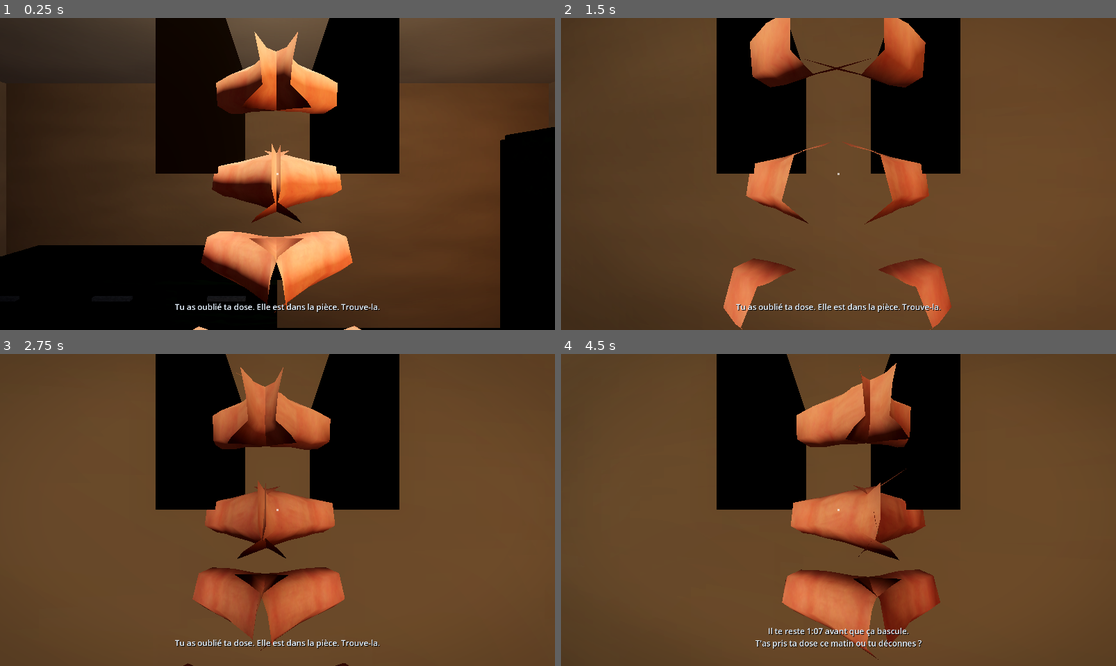
Above: before the commit, frames 1-4 (two rows, left to right).
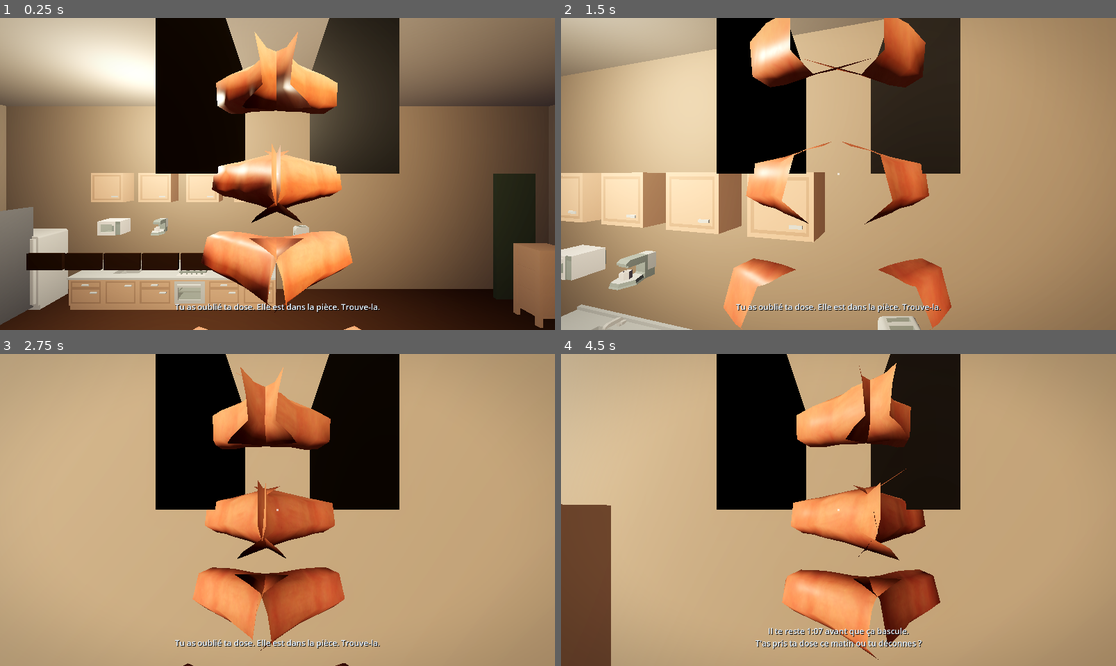
Above: after the commit, the same moments.

Repository: Noahcnci/serious-game-vr-ci3
Game: Godot game, scene res://scenes/main.tscn
The game is run twice, just before and just after one commit, with the same random seed, the same clock (stepped at 60 frames per second) and the same inputs.
Inputs (mouse positions are in pixels of both pictures, inside the frame that each line leads up to):
- Up to frame 1 (0.25 s): no input
- Up to frame 2 (1.5 s): tap Enter (ui_accept) at 0.5, 0.77, 1.07 s; move the mouse to (866, 174) at 0.52 s; hold W (dbg_forward) from 0.53 s (still down); tap F (dbg_interact) at 0.6 s; click (866, 174) at 0.67 s; move the mouse to (810, 174) at 1.27 s; right-click (810, 174) at 1.35 s
- Up to frame 3 (2.75 s): keep holding W (dbg_forward); tap Enter (ui_accept) at 1.52, 1.82 s; move the mouse to (288, 503) at 2.02 s; tap F (dbg_interact) at 2.1 s
- Up to frame 4 (4.5 s): keep holding W (dbg_forward); tap Enter (ui_accept) at 2.75, 3.02, 3.32, 3.77, 4.07, 4.25 s; move the mouse to (832, 516) at 2.77 s; right-click (832, 516) at 2.85 s; click (832, 516) at 2.92 s; move the mouse to (877, 513) at 3.52 s; tap F (dbg_interact) at 3.6 s; move the mouse to (794, 506) at 4.27 s; right-click (794, 506) at 4.35 s

The runs differ from the first frame. In frame 1, 81% of the frame differs, in the area x 0-100%, y 0-100%; in frame 2, 90%; in frame 3, 79%; in frame 4, 83%.
Error before the commit: Invalid call. Nonexistent function 'get_next_file' in base 'DirAccess'. (res://scripts/creepy_voices.gd:61)

Commit message:
Map 2 (fragment 2) : salon+cuisine meublée Kenney, smoke test 24/24 PASS
- map_base.gd : classe de base factorisée (conteneurs, dose, clés,
  mimics, dérive folie, helper placement GLB Kenney + collision boîte
  calculée en espace local — plus de global_transform avant entrée arbre)
- map2_living.gd : 8x6m, 6 tiroirs cuisine + frigo + placard forcé,
  canapé/table basse/TV/bibliothèque, 1 mimic tasse, spots dose/clés
- main.gd : apartment = MapBase (Map2Living), bounds ±3.7/±2.7
- creepy_voices.gd : PLACEMENTS recalculés via configure_room(w,d,h)
- smoke_test.gd : mis à jour pour MapBase (seuil tiroir -2.0)
- .mcp.json : serveur godot-mcp (coding-solo)

Co-Authored-By: Claude Sonnet 4.6 <noreply@anthropic.com>

Diff:
--- a/NEVROSE-le-jeu-vr/scripts/creepy_voices.gd
+++ b/NEVROSE-le-jeu-vr/scripts/creepy_voices.gd
@@ -12,8 +12,10 @@
 const VOICE_DIR := "res://assets/voices/"
 const VOICE_COUNT := 15
 
-## Emplacements spatiaux : murs (4), plafond (2), sol (2), coin/escalier (2)
-const PLACEMENTS: Array[Vector3] = [
+## Emplacements spatiaux : murs (4), plafond (2), sol (2), coin (2).
+## Valeurs par défaut = map 1 (studio 6x4.5). configure_room() les recale
+## pour une autre map (ex. salon+cuisine 8x6).
+var PLACEMENTS: Array[Vector3] = [
 	Vector3(2.65, 1.4, 0.0),   ## mur est (mi-hauteur)
 	Vector3(-2.65, 1.4, 0.0),  ## mur ouest
 	Vector3(0.0, 1.4, 2.65),   ## mur sud
@@ -30,6 +32,28 @@
 	Vector3(0.5, 0.05, 2.65),  ## sol mur sud
 	Vector3(0.0, 1.2, -2.65),  ## mur nord (hauteur yeux)
 ]
+
+
+## Recale les emplacements pour une pièce de `w` x `d` mètres, hauteur `h`.
+## Appelé par main.gd après _build_world() avec les dims de la map courante.
+func configure_room(w: float, d: float, h: float) -> void:
+	PLACEMENTS = [
+		Vector3(w / 2 - 0.35, 1.4, 0.0),
+		Vector3(-w / 2 + 0.35, 1.4, 0.0),
+		Vector3(0.0, 1.4, d / 2 - 0.35),
+		Vector3(0.0, 1.4, -d / 2 + 0.35),
+		Vector3(0.5, h - 0.1, 0.3),
+		Vector3(-0.8, h - 0.1, -0.5),
+		Vector3(1.0, 0.05, 0.8),
+		Vector3(-1.2, 0.05, -0.6),
+		Vector3(w / 2 - 0.5, 0.5, d / 2 - 0.5),
+		Vector3(-w / 2 + 0.5, 0.5, -d / 2 + 0.5),
+		Vector3(0.0, h - 0.1, 0.0),
+		Vector3(w / 2 - 0.35, 2.2, 0.5),
+		Vector3(-w / 2 + 0.35, 2.2, -0.5),
+		Vector3(0.5, 0.05, d / 2 - 0.35),
+		Vector3(0.0, 1.2, -d / 2 + 0.35),
+	]
 
 var _players: Array[AudioStreamPlayer3D] = []
 var _streams: Array[AudioStreamWAV] = []
@@ -58,11 +82,11 @@
 		return
 	var files: Array[String] = []
 	dir.list_dir_begin()
-	var fname: String = dir.get_next_file()
+	var fname: String = dir.get_next()
 	while fname != "":
 		if fname.ends_with(".wav") and not fname.begins_with("raw_"):
 			files.append(fname)
-		fname = dir.get_next_file()
+		fname = dir.get_next()
 	dir.list_dir_end()
 	files.sort()
 	_streams.resize(files.size())
@@ -82,8 +106,6 @@
 		p.name = "WallVoice_%d" % i
 		p.bus = "Master"
 		p.max_distance = 8.0
-		p.attenuation_filter_hz = 1200.0 ## les murs filtrent le bas médium
-		p.unit_attenuation = 1.0
 		p.position = PLACEMENTS[i % PLACEMENTS.size()]
 		add_child(p)
 		_players.append(p)
--- a/NEVROSE-le-jeu-vr/scripts/main.gd
+++ b/NEVROSE-le-jeu-vr/scripts/main.gd
@@ -21,8 +21,9 @@
 const SANITY_RATE_ESCALATION := 0.3 # Round 3 : +0.3 par round (dose_count)
 
 # Limites de la pièce pour le clamp de déplacement (mur = mur, zéro collision coûteuse)
-const ROOM_MIN := Vector2(-2.7, -2.0)
-const ROOM_MAX := Vector2(2.7, 2.0)
+# Map 2 (salon+cuisine) : 8 x 6 m → x ∈ [-3.7, 3.7], z ∈ [-2.7, 2.7]
+const ROOM_MIN := Vector2(-3.7, -2.7)
+const ROOM_MAX := Vector2(3.7, 2.7)
 
 # Seuils de folie (GDD §5.2) : la folie se lit sur le monde, pas sur une barre.
 const FOLIE_LEGERE := 35.0 # vignette douce
@@ -65,7 +66,7 @@
 var _chat_accum := 0.0
 var _creepy_idx := 0
 
-var apartment: Node3D
+var apartment: MapBase
 var vignette_rect: ColorRect
 var chat_label: Label
 var center_dot: ColorRect
@@ -170,11 +171,11 @@
 	world_env.environment = env
 	add_child(world_env)
 
-	apartment = preload("res://scripts/apartment.gd").new()
-	apartment.name = "Apartment"
+	apartment = preload("res://scripts/map2_living.gd").new()
+	apartment.name = "Map2Living"
 	add_child(apartment)
 	apartment.build()
-	_log("WORLD", "appartement construit : %d nœuds" % apartment.get_child_count())
+	_log("WORLD", "map salon+cuisine construite : %d nœuds" % apartment.get_child_count())
 	# GDD §5.6 : signaux verrous (clé / force → bruit → mimic)
 	for c in apartment.containers:
 		if c.lock_type != InteractiveContainer.LockType.NONE:
@@ -185,6 +186,7 @@
 	creepy_voices = preload("res://scripts/creepy_voices.gd").new()
 	creepy_voices.name = "CreepyVoices"
 	add_child(creepy_voices)
+	creepy_voices.configure_room(apartment.room_w, apartment.room_d, apartment.room_h)
 	_log("AUDIO", "système voix murs initialisé (HRTF spatial)")
 
 
--- /dev/null
+++ b/NEVROSE-le-jeu-vr/scripts/map2_living.gd
@@ -0,0 +1,249 @@
+class_name Map2Living
+extends MapBase
+## Map 2 (fragment 2) : salon + cuisine, 8 x 6 m (GDD §7).
+##
+## La coquille (sol/murs/plafond/fenêtre/porte/couloir) vient de
+## scenes/map2_living.tscn — instanciée ici enfant de cette racine.
+## Cette classe ajoute les meubles Kenney (GLB), les conteneurs interactifs
+## (tiroirs / placards verrouillés), les mimics, les spots de dose et les clés.
+
+const SCENE_SHELL := "res://scenes/map2_living.tscn"
+const FURN := "res://assets/kenney/furniture/"
+
+# Matériaux propres à la map (teinte calm, dérive sick gérée par MapBase).
+var _mat_bois: StandardMaterial3D
+var _mat_meuble: StandardMaterial3D
+var _mat_metal: StandardMaterial3D
+var _mat_tissu: StandardMaterial3D
+
+
+func _init() -> void:
+	room_w = 8.0
+	room_d = 6.0
+	room_h = 2.7
+
+
+func build() -> void:
+	_make_materials()
+	_instance_shell()
+	_build_kitchen()
+	_build_living_room()
+	_register_spawn_spots()
+	_build_keys(_key_spots())
+	_place_mimics()
+
+
+# ---------------------------------------------------------------------------
+# Matériaux
+# ---------------------------------------------------------------------------
+func _make_materials() -> void:
+	_mat_bois = _new_mat(Color(0.29, 0.21, 0.15))
+	_mat_meuble = _new_mat(Color(0.36, 0.42, 0.35))
+	_mat_metal = _new_mat(Color(0.54, 0.56, 0.59))
+	_mat_tissu = _new_mat(Color(0.48, 0.23, 0.23))
+	_reg_breather(_mat_bois, Color(0.29, 0.21, 0.15), Color(0.2, 0.18, 0.12))
+	_reg_breather(_mat_meuble, Color(0.36, 0.42, 0.35), Color(0.28, 0.38, 0.26))
+
+
+func _new_mat(c: Color) -> StandardMaterial3D:
+	var m := StandardMaterial3D.new()
+	m.albedo_color = c
+	m.roughness = 0.92
+	m.specular_mode = BaseMaterial3D.SPECULAR_DISABLED
+	return m
+
+
+# ---------------------------------------------------------------------------
+# Coquille (sol/murs/plafond depuis la scène)
+# ---------------------------------------------------------------------------
+func _instance_shell() -> void:
+	var packed: PackedScene = load(SCENE_SHELL)
+	if packed == null:
+		push_error("Map2Living: coquille introuvable %s" % SCENE_SHELL)
+		return
+	var shell: Node3D = packed.instantiate()
+	shell.name = "Shell"
+	add_child(shell)
+
+
+# ---------------------------------------------------------------------------
+# Cuisine (mur nord, z = -3). Plan de travail y ≈ 0.9.
+# ---------------------------------------------------------------------------
+func _build_kitchen() -> void:
+	var root := Node3D.new()
+	root.name = "Kitchen"
+	add_child(root)
+
+	# Bas de cuisine : 6 caissons 0.43 de large, de x = -2.6 à x = +0.55
+	# (faces à z = -2.75, profondeur ~0.48 → centre z ≈ -2.51)
+	var base_x := [-2.6, -2.17, -1.74, -1.31, -0.88, -0.45]
+	for i in base_x.size():
+		var lock := InteractiveContainer.LockType.NONE
+		var glb := FURN + "kitchenCabinetDrawer.glb"
+		if i == 2:
+			lock = InteractiveContainer.LockType.KEY # tiroir verrouillé (clé)
+		if i == 4:
+			lock = InteractiveContainer.LockType.FORCEABLE # se force
+		if i == 1:
+			glb = FURN + "kitchenSink.glb"
+		elif i == 3:
+			glb = FURN + "kitchenStove.glb"
+		_place_furniture(root, glb, Vector3(base_x[i], 0.0, -2.51), 0.0)
+		# Tiroir interactif devant chaque caisson (glisse vers +z)
+		var drawer := _make_container(root, "KitchenDrawer%d" % i,
+			InteractiveContainer.Mode.SLIDE,
+			Vector3(base_x[i], 0.72, -2.28), Vector3.BACK, 0.45, 115.0, lock,
+			Vector3(0.4, 0.18, 0.03), _mat_bois)
+		drawer.front_mesh.position = Vector3.ZERO
+
+	# Frigo (tout le temps à gauche, x = -3.5)
+	_place_furniture(root, FURN + "kitchenFridgeLarge.glb", Vector3(-3.5, 0.0, -2.55), 0.0)
+	# Porte de frigo = conteneur rotatif, verrouillée par clé
+	var fridge := _make_container(root, "FridgeDoor",
+		InteractiveContainer.Mode.ROTATE,
+		Vector3(-3.08, 0.66, -2.55), Vector3.ZERO, 0.0, 115.0,
+		InteractiveContainer.LockType.KEY,
+		Vector3(0.04, 1.25, 0.55), _mat_metal)
+	fridge.front_mesh.position = Vector3(0, 0, 0.28)
+
+	# Hauts de cuisine (y ≈ 1.5), 4 caissons
+	var upper_x := [-2.5, -1.86, -1.22, -0.58]
+	for i in upper_x.size():
+		_place_furniture(root, FURN + "kitchenCabinetUpper.glb", Vector3(upper_x[i], 1.32, -2.72), 0.0)
+
+	# Petit électroménager posé sur le plan de travail
+	_place_furniture(root, FURN + "toaster.glb", Vector3(0.3, 0.9, -2.6), 15.0)
+	_place_furniture(root, FURN + "kitchenCoffeeMachine.glb", Vector3(-1.7, 0.9, -2.65), 0.0)
+	_place_furniture(root, FURN + "kitchenMicrowave.glb", Vector3(-2.35, 0.9, -2.65), 0.0)
+
+	# Lumière de la cuisine (grésille en folie)
+	var klight := OmniLight3D.new()
+	klight.name = "KitchenLight"
+	klight.position = Vector3(-1.4, 2.3, -2.0)
+	klight.light_color = Color(0.95, 0.88, 0.75)
+	klight.light_energy = 1.2
+	klight.omni_range = 5.0
+	klight.shadow_enabled = false
+	root.add_child(klight)
+	_reg_flicker(klight, 1.2)
+
+
+# ---------------------------------------------------------------------------
+# Salon (moitié sud, z > 0)
+# ---------------------------------------------------------------------------
+func _build_living_room() -> void:
+	var root := Node3D.new()
+	root.name = "LivingRoom"
+	add_child(root)
+
+	# Canapé en L le long du mur sud et du coin sud-est
+	_place_furniture(root, FURN + "loungeSofaLong.glb", Vector3(0.6, 0.0, 2.4), 180.0)
+	_place_furniture(root, FURN + "loungeSofaCorner.glb", Vector3(2.5, 0.0, 2.35), 180.0)
+
+	# Table basse devant le canapé
+	_place_furniture(root, FURN + "tableCoffee.glb", Vector3(0.6, 0.0, 1.2), 0.0)
+
+	# Tapis sous la table basse
+	_place_furniture(root, FURN + "rugRectangle.glb", Vector3(0.6, 0.005, 1.3), 0.0)
+
+	# Meuble TV contre le mur ouest (face vers le canapé, donc rot 90°)
+	_place_furniture(root, FURN + "cabinetTelevision.glb", Vector3(-3.55, 0.0, 0.8), 90.0)
+	_place_furniture(root, FURN + "televisionModern.glb", Vector3(-3.5, 0.32, 0.8), 90.0)
+
+	# Enceintes de part et d'autre du meuble TV
+	_place_furniture(root, FURN + "speaker.glb", Vector3(-3.5, 0.32, -0.2), 90.0)
+	_place_furniture(root, FURN + "speaker.glb", Vector3(-3.5, 0.32, 1.8), 90.0)
+
+	# Bibliothèque contre le mur sud, à droite
+	_place_furniture(root, FURN + "bookcaseClosedDoors.glb", Vector3(2.6, 0.0, -0.5), 0.0)
+
+	# Placard de rangement (conteneur forceable) contre le mur nord-est
+	_place_furniture(root, FURN + "bookcaseClosed.glb", Vector3(3.3, 0.0, -2.5), 180.0)
+	var closet := _make_container(root, "ClosetDoor",
+		InteractiveContainer.Mode.ROTATE,
+		Vector3(3.05, 0.9, -2.6), Vector3.ZERO, 0.0, 115.0,
+		InteractiveContainer.LockType.FORCEABLE,
+		Vector3(0.5, 1.6, 0.04), _mat_meuble)
+	closet.front_mesh.position = Vector3(0, 0, -0.02)
+
+	# Table de chevet + lampe à côté du canapé
+	_place_furniture(root, FURN + "sideTableDrawers.glb", Vector3(-1.4, 0.0, 2.5), 0.0)
+	_place_furniture(root, FURN + "lampSquareFloor.glb", Vector3(-1.9, 0.0, 2.5), 0.0)
+
+	# Plantes vertes (décor)
+	_place_furniture(root, FURN + "pottedPlant.glb", Vector3(-3.6, 0.0, -2.7), 0.0)
+	_place_furniture(root, FURN + "plantSmall1.glb", Vector3(3.7, 0.0, 2.7), 0.0)
+	_place_furniture(root, FURN + "plantSmall2.glb", Vector3(3.7, 0.0, -0.2), 0.0)
+
+	# Lumière du salon (grésille en folie)
+	var llight := OmniLight3D.new()
+	llight.name = "LivingLight"
+	llight.position = Vector3(0.5, 2.3, 1.0)
+	llight.light_color = Color(1.0, 0.82, 0.55)
+	llight.light_energy = 1.4
+	llight.omni_range = 6.0
+	llight.shadow_enabled = false
+	root.add_child(llight)
+	_reg_flicker(llight, 1.4)
+
+	# Lumière ambiante générale (plafonnier central)
+	var clight := OmniLight3D.new()
+	clight.name = "CeilLight"
+	clight.position = Vector3(0, 2.4, 0)
+	clight.light_color = Color(0.92, 0.9, 0.86)
+	clight.light_energy = 0.8
+	clight.omni_range = 8.0
+	clight.shadow_enabled = false
+	root.add_child(clight)
+
+
+# ---------------------------------------------------------------------------
+# Mimics (fausses tasses — GDD §5.3)
+# ---------------------------------------------------------------------------
+func _place_mimics() -> void:
+	# Une vraie tasse + un mimic (même mesh, l'un tremble) sur la table basse
+	const FOOD := "res://assets/kenney/food/"
+	var real := _place_furniture(self, FOOD + "cup-tea.glb", Vector3(0.4, 0.23, 1.1), 20.0)
+	var fake := Mimic.new()
+	fake.name = "MugMimic"
+	add_child(fake)
+	fake.position = Vector3(0.85, 0.23, 1.3)
+	var mug := _place_furniture(fake, FOOD + "cup-tea.glb", Vector3.ZERO, 0.0)
+	var cs := CollisionShape3D.new()
+	var bs := BoxShape3D.new()
+	bs.size = Vector3(0.16, 0.16, 0.16)
+	cs.shape = bs
+	cs.position = Vector3(0, 0.06, 0)
+	fake.add_child(cs)
+	mimics.append(fake)
+
+
+# ---------------------------------------------------------------------------
+# Spawns de dose (GDD §5.1)
+# ---------------------------------------------------------------------------
+func _register_spawn_spots() -> void:
+	# Tiroirs de cuisine (pilule révélée à l'ouverture)
+	for c in containers:
+		if c.name.begins_with("KitchenDrawer"):
+			_spawn_spots.append({"pos": Vector3.ZERO, "container": c})
+	# Porte de frigo
+	for c in containers:
+		if c.name.begins_with("FridgeDoor"):
+			_spawn_spots.append({"pos": Vector3(-3.2, 0.5, -2.4), "container": c})
+	# Surfaces ouvertes
+	_spawn_spots.append({"pos": Vector3(0.3, 0.93, -2.6), "container": null}) # toaster (plan de travail)
+	_spawn_spots.append({"pos": Vector3(0.6, 0.28, 1.2), "container": null}) # table basse
+	_spawn_spots.append({"pos": Vector3(0.6, 0.47, 2.4), "container": null}) # canapé
+	_spawn_spots.append({"pos": Vector3(-1.4, 0.4, 2.5), "container": null}) # table de chevet
+	_spawn_spots.append({"pos": Vector3(2.6, 0.93, -0.5), "container": null}) # bibliothèque
+	_spawn_spots.append({"pos": Vector3.ZERO, "container": null, "floor": true}) # sol aléatoire
+
+
+func _key_spots() -> Array[Vector3]:
+	return [
+		Vector3(0.6, 0.28, 1.2),  # table basse
+		Vector3(0.3, 0.93, -2.6), # plan de travail (près du toaster)
+		Vector3(2.6, 0.93, -0.5), # bibliothèque
+		Vector3(-1.4, 0.4, 2.5),  # table de chevet
+		Vector3(0.6, 0.47, 2.4),  # canapé
+	]
--- /dev/null
+++ b/NEVROSE-le-jeu-vr/scripts/map_base.gd
@@ -0,0 +1,258 @@
+class_name MapBase
+extends Node3D
+## Classe de base de toutes les maps (fragment 1 studio, fragment 2 salon+cuisine).
+## Factorise ce qu'attend main.gd :
+##   - containers (tiroirs / placards interactifs, verrous inclus)
+##   - spawn / clear / reveal de la Dose (pilule)
+##   - clés cachées (GDD §5.6)
+##   - mimics (fausses tasses — GDD §5.3)
+##   - dérive "folie" des matériaux (teinte calm → sick, GDD §5.2)
+##   - helper de placement des assets GLB Kenney (meuble statique + collision)
+##
+## Une sous-classe concrète (Map2Living, Apartment…) surcharge build() et
+## appelle _register_spawn_spots() quand la géométrie est prête.
+
+# Dimensions de la pièce — la sous-classe les surchargent AVANT build().
+var room_w := 6.0
+var room_d := 4.5
+var room_h := 2.7
+
+var containers: Array[InteractiveContainer] = []
+var mimics: Array[Mimic] = []
+var _dose: Dose = null
+var _spawn_spots: Array[Dictionary] = [] # {pos, container, floor}
+var _insanity := 0.0
+
+# Matériaux "qui respirent" (dérive calm→sick). Les sous-classes les remplissent
+# via _reg_breather() quand elles créent leurs matériaux.
+var _breathers: Array[Dictionary] = [] # {mat, calm, sick}
+var _flicker_lights: Array[Dictionary] = [] # {light, base}
+
+# Primitives partagées pour les conteneurs (petites boîtes, coût nul).
+var _unit_box: BoxMesh
+
+
+func _ready() -> void:
+	_unit_box = BoxMesh.new()
+	_unit_box.size = Vector3.ONE
+
+
+## À surcharger : construire la coquille + les meubles + les conteneurs,
+## puis appeler _register_spawn_spots().
+func build() -> void:
+	pass
+
+
+# ---------------------------------------------------------------------------
+# Assets Kenney : meuble statique posé au sol, avec sa collision
+# ---------------------------------------------------------------------------
+
+## Instancie un GLB Kenney, l'ajoute sous `parent`, le pose à `pos` (pieds au
+## sol), l'oriente de `rot_y` degrés, et lui donne une collision凸e (boîte
+## ajustée sur le mesh). Retourne la racine instanciée.
+func _place_furniture(parent: Node, glb_path: String, pos: Vector3, rot_y := 0.0) -> Node3D:
+	var packed: PackedScene = load(glb_path)
+	if packed == null:
+		push_warning("MapBase: GLB introuvable %s" % glb_path)
+		return null
+	var n: Node3D = packed.instantiate()
+	n.name = glb_path.get_file().get_basename()
+	parent.add_child(n)
+	n.position = pos
+	n.rotation.y = deg_to_rad(rot_y)
+	_add_box_collision(n)
+	return n
+
+
+## Ajoute un StaticBody3D + CollisionShape3D (boîte) ajustés sur l'enveloppe
+## des MeshInstance3D descendants de `n`. Collision simple = rapide sur Quest 2.
+## Calcule UNIQUEMENT avec transform() et mesh.get_aabb() — pas d'accès à
+## global_transform() (le nœud n'est pas encore dans l'arbre quand build() tourne).
+func _add_box_collision(n: Node3D) -> void:
+	var mn := Vector3(1e9, 1e9, 1e9)
+	var mx := Vector3(-1e9, -1e9, -1e9)
+	var found := false
+	for mi in _collect_meshes(n):
+		if mi.mesh == null:
+			continue
+		# AABB du mesh dans l'espace local du mesh
+		var aabb: AABB = mi.mesh.get_aabb()
+		var local: Transform3D = mi.transform
+		for cx in [aabb.position.x, aabb.position.x + aabb.size.x]:
+			for cy in [aabb.position.y, aabb.position.y + aabb.size.y]:
+				for cz in [aabb.position.z, aabb.position.z + aabb.size.z]:
+					var corner_local := Vector3(cx, cy, cz)
+					# Applique la transform locale du mesh (scale/rotation/position
+					# par rapport à n), sans toucher à global_transform.
+					var p := local * corner_local
+					mn = Vector3(minf(mn.x, p.x), minf(mn.y, p.y), minf(mn.z, p.z))
+					mx = Vector3(maxf(mx.x, p.x), maxf(mx.y, p.y), maxf(mx.z, p.z))
+					found = true
+	if not found:
+		return
+	var body := StaticBody3D.new()
+	body.name = "Collision"
+	n.add_child(body)
+	var cs := CollisionShape3D.new()
+	var bs := BoxShape3D.new()
+	bs.size = mx - mn
+	cs.shape = bs
+	cs.position = (mn + mx) * 0.5
+	body.add_child(cs)
+
+
+func _collect_meshes(n: Node) -> Array[MeshInstance3D]:
+	var out: Array[MeshInstance3D] = []
+	if n is MeshInstance3D and (n as MeshInstance3D).mesh != null:
+		out.append(n as MeshInstance3D)
+	for c in n.get_children():
+		out.append_array(_collect_meshes(c))
+	return out
+
+
+# ---------------------------------------------------------------------------
+# Conteneurs interactifs (tiroir / placard) — boîtes primitives, pas de GLB
+# ---------------------------------------------------------------------------
+
+## Crée un conteneur à `slot_pos` (son origine = position fermée). `front_mat`
+## teinte la face ; `lock_type` ajoute un verrou (clé / force). Retourne le
+## conteneur prêt à recevoir un front_mesh décoré par l'appelant.
+func _make_container(parent: Node, name: String, cmode: InteractiveContainer.Mode,
+		slot_pos: Vector3, axis: Vector3, dist: float, angle := 115.0,
+		lock_type: InteractiveContainer.LockType = InteractiveContainer.LockType.NONE,
+		front_size := Vector3(0.8, 0.2, 0.04), front_mat: Material = null) -> InteractiveContainer:
+	var c := InteractiveContainer.new(cmode, axis, dist, angle, lock_type)
+	c.name = name
+	c.position = slot_pos
+	parent.add_child(c)
+	c.front_mesh = _box(c, "Front", front_size, Vector3.ZERO, front_mat)
+	c._mat_normal = front_mat
+	var hover := StandardMaterial3D.new()
+	hover.albedo_color = Color(0.45, 0.75, 0.7)
+	hover.emission_enabled = true
+	hover.emission = Color(0.2, 0.6, 0.55)
+	hover.emission_energy_multiplier = 0.5
+	c._mat_hover = hover
+	# Zone d'interaction (Area3D) un peu plus grande que le front
+	c.area = Area3D.new()
+	var cs := CollisionShape3D.new()
+	var bs := BoxShape3D.new()
+	bs.size = Vector3(maxf(front_size.x, 0.5) + 0.15, maxf(front_size.y, 0.3) + 0.2, 0.5)
+	cs.shape = bs
+	c.area.add_child(cs)
+	c.add_child(c.area)
+	containers.append(c)
+	return c
+
+
+func _box(parent: Node, name: String, size: Vector3, pos: Vector3, mat: Material) -> MeshInstance3D:
+	var mi := MeshInstance3D.new()
+	mi.name = name
+	mi.mesh = _unit_box
+	mi.scale = size
+	mi.position = pos
+	if mat != null:
+		mi.material_override = mat
+	parent.add_child(mi)
+	return mi
+
+
+## GDD §5.6 : une clé cachée par conteneur verrouillé par clé.
+func _build_keys(spots: Array[Vector3]) -> void:
+	for c in containers:
+		if c.lock_type == InteractiveContainer.LockType.KEY:
+			var key := KeyObject.new()
+			key.name = "Key_%s" % c.name
+			key.target_container = c
+			c.required_key = key
+			add_child(key)
+			key.position = spots.pick_random()
+			key.position.y += 0.06
+
+
+# ---------------------------------------------------------------------------
+# Folie : dérive des matériaux + grésillement des lumières
+# ---------------------------------------------------------------------------
+
+## Enregistre un matériau qui glisse calm→sick avec la folie.
+func _reg_breather(mat: StandardMaterial3D, calm: Color, sick: Color) -> void:
+	_breathers.append({"mat": mat, "calm": calm, "sick": sick})
+
+
+## Enregistre une lumière qui grésille quand ça va mal.
+func _reg_flicker(light: OmniLight3D, base_energy: float) -> void:
+	_flicker_lights.append({"light": light, "base": base_energy})
+
+
+## Appelé chaque frame par main.gd avec t ∈ [0, 1].
+func set_insanity(t: float) -> void:
+	_insanity = t
+	for b in _breathers:
+		(b["mat"] as StandardMaterial3D).albedo_color = (b["calm"] as Color).lerp(b["sick"] as Color, t)
+
+
+func _process(_delta: float) -> void:
+	if _insanity <= 0.55:
+		return
+	var jitter := sin(Time.get_ticks_msec() / 37.0) * sin(Time.get_ticks_msec() / 91.0)
+	for f in _flicker_lights:
+		var l: OmniLight3D = f["light"]
+		if is_instance_valid(l):
+			l.light_energy = (f["base"] as float) * (1.0 + jitter * 0.35 * _insanity)
+
+
+# ---------------------------------------------------------------------------
+# Dose (pilule) — spawn / clear / reveal. Même logique qu'apartment.gd.
+# ---------------------------------------------------------------------------
+
+func get_dose() -> Dose:
+	return _dose
+
+
+## La sous-classe appelle ça APRÈS avoir rempli _spawn_spots.
+func _register_spawn_spots() -> void:
+	pass
+
+
+func spawn_dose() -> void:
+	clear_dose()
+	if _spawn_spots.is_empty():
+		push_warning("MapBase: aucun spot de dose enregistré")
+		return
+	var spot: Dictionary = _spawn_spots.pick_random()
+	_dose = Dose.new()
+	_dose.name = "Dose"
+	if spot.get("floor", false):
+		add_child(_dose)
+		_dose.position = Vector3(randf_range(-room_w / 2 + 0.6, room_w / 2 - 0.6),
+			0.09, randf_range(-room_d / 2 + 0.6, room_d / 2 - 0.6))
+	elif spot["container"] != null:
+		var c: InteractiveContainer = spot["container"]
+		c.dose = _dose
+		if c.mode == InteractiveContainer.Mode.SLIDE:
+			c.add_child(_dose)
+			_dose.position = Vector3(0, 0.12, -0.05)
+		else:
+			add_child(_dose)
+			_dose.position = spot["pos"]
+		_dose.visible = false
+		_dose.monitoring = false
+		_dose.monitorable = false
+	else:
+		add_child(_dose)
+		_dose.position = spot["pos"]
+
+
+func clear_dose() -> void:
+	if is_instance_valid(_dose):
+		_dose.queue_free()
+	_dose = null
+	for c in containers:
+		c.dose = null
+
+
+func reset_containers() -> void:
+	clear_dose()
+	for c in containers:
+		if c.is_open:
+			c.interact()
--- a/NEVROSE-le-jeu-vr/tests/smoke_test.gd
+++ b/NEVROSE-le-jeu-vr/tests/smoke_test.gd
@@ -41,14 +41,15 @@
 	_assert(main.get_node_or_null("XROrigin3D/RightHand") != null, "A: manette droite présente")
 	_assert(main.is_xr_active() == false, "A: headless = fallback bureau (OpenXR inactif)")
 
-	# --- B : appartement ---
-	var apt: Apartment = main.apartment
-	_assert(apt != null, "B: appartement instancié")
+	# --- B : appartement (Map2Living — salon + cuisine) ---
+	var apt: MapBase = main.apartment
+	_assert(apt != null, "B: appartement (MapBase) instancié")
 	_assert(apt.get_node_or_null("Shell/Floor") != null, "B: sol construit")
 	_assert(apt.get_node_or_null("Shell/WallN") != null, "B: mur nord construit")
-	_assert(apt.get_node_or_null("Kitchen/Carcass") != null, "B: cuisine construite")
+	_assert(apt.get_node_or_null("Kitchen") != null, "B: cuisine construite")
+	_assert(apt.get_node_or_null("LivingRoom") != null, "B: salon construit")
 	_assert(apt.containers.size() >= 5, "B: conteneurs interactifs (tiroirs + placard) : %d" % apt.containers.size())
-	_assert(apt.get_node_or_null("MimicMugs/MugMimic") != null, "B: mimic statique présent (round 1)")
+	_assert(apt.get_node_or_null("MugMimic") != null, "B: mimic statique présent (round 1)")
 
 	# --- C : montée de la schizo ---
 	var s0: float = main.sanity
@@ -74,7 +75,7 @@
 	drawer.interact()
 	await create_timer(0.6).timeout
 	_assert(drawer.is_open, "E: le tiroir s'ouvre")
-	_assert(drawer.position.z > -1.7, "E: le tiroir a glissé (z = %.2f)" % drawer.position.z)
+	_assert(drawer.position.z > -2.0, "E: le tiroir a glissé (z = %.2f)" % drawer.position.z)
 	drawer.interact()
 	await create_timer(0.6).timeout
 	_assert(not drawer.is_open, "E: le tiroir se referme")
Not shown, added: NEVROSE-le-jeu-vr/scripts/map2_living.gd.uid
Not shown, added: NEVROSE-le-jeu-vr/scripts/map_base.gd.uid
Not shown, added: .mcp.json
